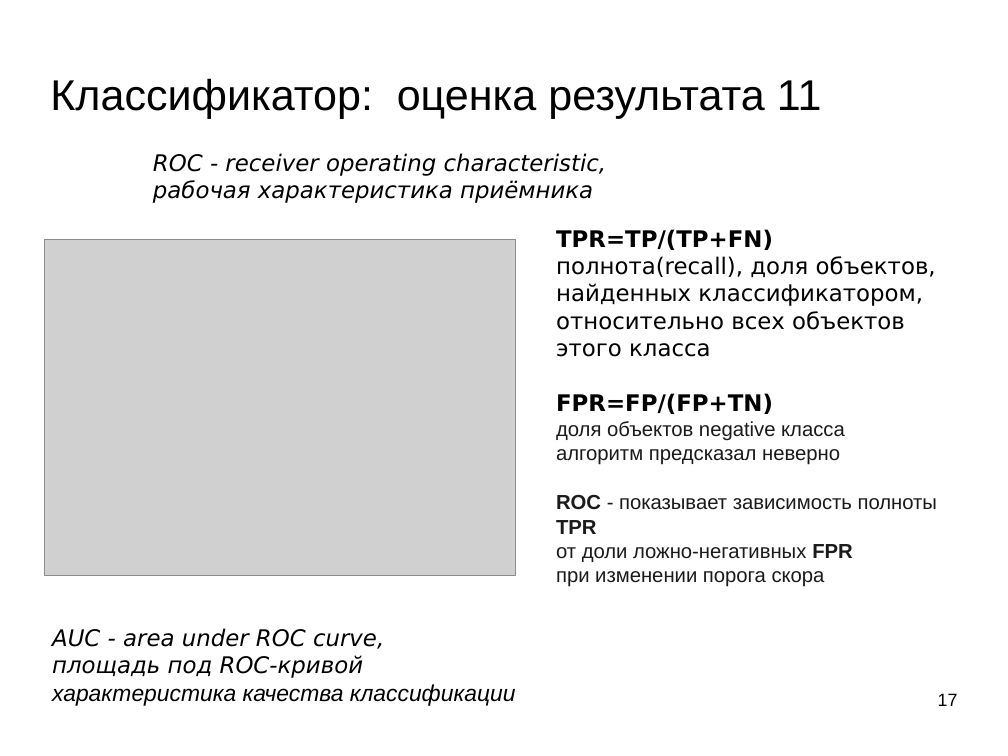
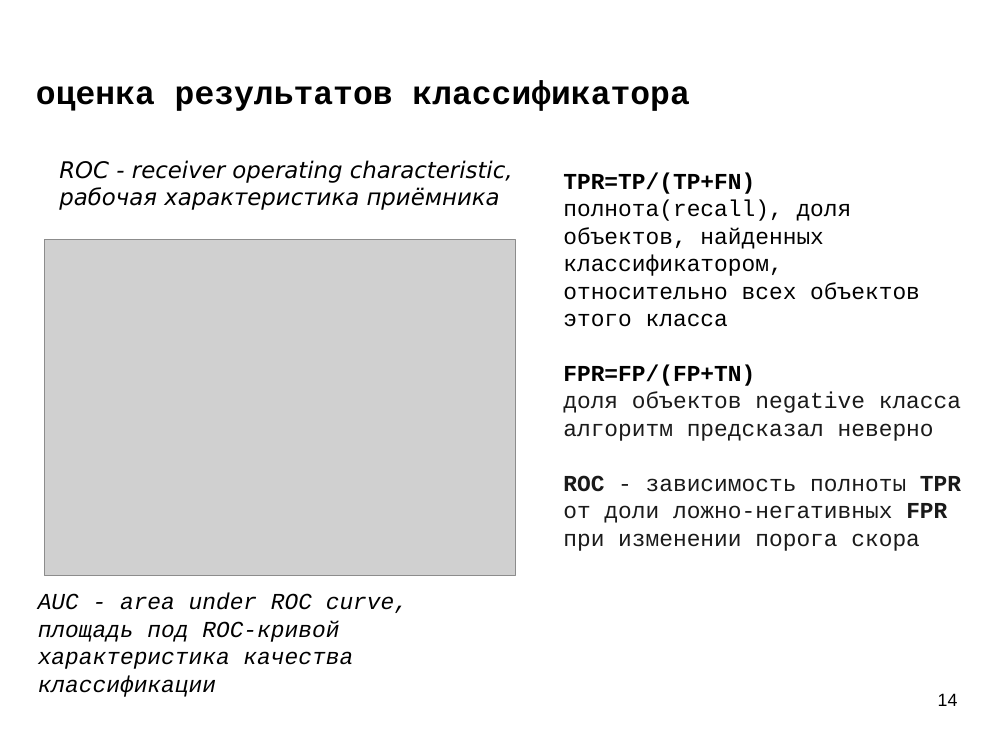
Before and after one commit to mechanoid5/ml_lectorium_legacy, a slide deck: slide 14 of 07-roc-auc.odp (slide 17 before the commit). Drawn at 1008x756 pixels with LibreOffice and Linux fonts; fonts in the diff are those of the drawing; grey boxes stand for pictures; background and template pictures are left out. Boxes give left, top, right and bottom in pixels: in the first picture for what was removed or moved away, otherwise in the second. Text is boxed around its words. In the diff, an @@ line names an element or a change of style, - is before the commit and + after.

```diff
--- a/07-roc-auc.odp
+++ b/07-roc-auc.odp
@@ title added at (36, 80, 689, 111), 26 pt, text #000000, bold @@
+оценка результатов классификатора
@@ title removed at (50, 78, 822, 118) @@
-Классификатор: оценка результата 11
@@ text "ROC - receiver operating characteristic,": place and size @@
-text "ROC - receiver operating characteristic," at (153, 153, 607, 203)
+text "ROC - receiver operating characteristic," at (59, 160, 513, 210)
@@ text "TPR=TP/(TP+FN)": place and size @@
-text "TPR=TP/(TP+FN)" at (556, 229, 937, 587)
+text "TPR=TP/(TP+FN)" at (563, 172, 961, 551)
@@ text at (563, 172, 961, 551): font DejaVu Sans to Courier New in "TPR=TP/(TP+FN)", "полнота(recall), доля объектов, найденных классификатором, о ...", "FPR=FP/(FP+TN)"; size 16 to 18 pt, font Arial to Courier New in "доля объектов negative класса", "алгоритм предсказал неверно", "от доли ложно-негативных FPR", "при изменении порога скора" @@
@@ text at (563, 475, 961, 492): text changed; size 16 to 18 pt; font Arial to Courier New @@
-ROC - показывает зависимость полноты TPR
+ROC - зависимость полноты TPR
@@ text "AUC - area under ROC ...": place and size @@
-text "AUC - area under ROC ..." at (52, 628, 516, 706)
+text "AUC - area under ROC ..." at (38, 593, 408, 697)
@@ text "AUC - area under ROC ..." at (38, 593, 408, 697): font DejaVu Sans to Courier New in "AUC - area under ROC curve,", "площадь под ROC-кривой"; font Arial to Courier New in "характеристика качества классификации" @@
@@ page number at (938, 693, 958, 706): text changed @@
-17
+14
```
Also in this commit, not shown: 14 other slides changed, 1 slide added, 4 slides removed, 1 other file.
